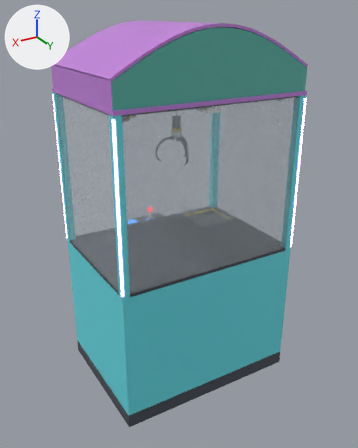
The Blender file Modelos/MaquinaGarra.blend, before and after one commit.
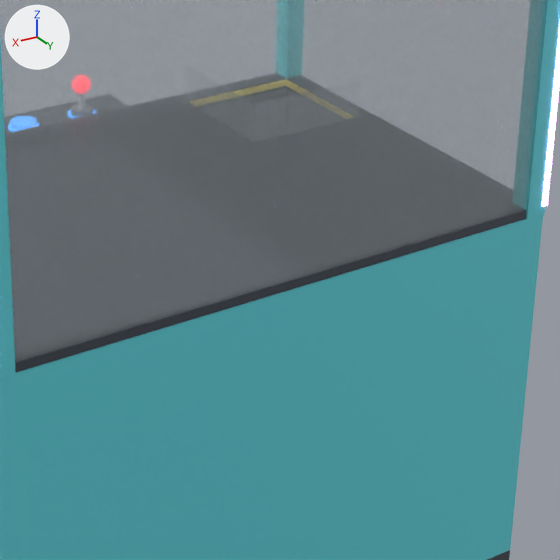
There are two pictures of each version: one whole from a 50 mm lens placed at (1.648, 2.777, 2.527), pointed at (-0.02, -0.004, 1.136), one close up on the part from 35% to 83% of the width and 41% to 79% of the height. Every picture has the same lights, and +X, +Y and +Z are marked at upper left. The older version's two pictures come first.

Objects in the first close-up: 'Cristal_Atras', 'LED_3', 'Mueble_Base', 'Mueble_Fondo', 'Poste_3', 'Poste_4', 'Suelo_Juego_A', 'Suelo_Juego_B' and 1 more.
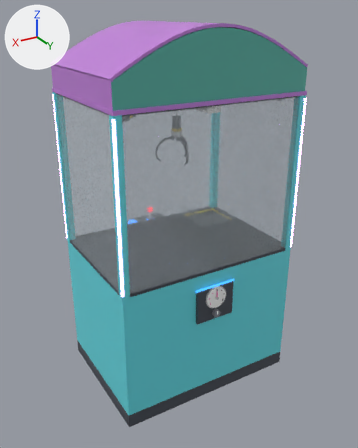
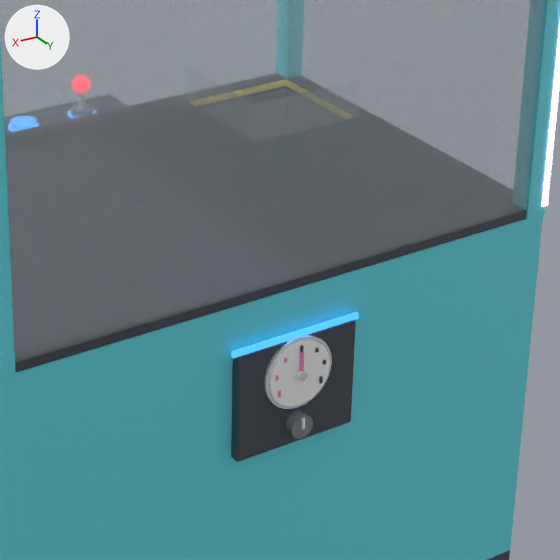
Diff of the bpy script that builds the scene:
```diff
--- a/Modelos/MaquinaGarra.blend.py
+++ b/Modelos/MaquinaGarra.blend.py
@@ mat_rosa @@
+mat_rosa = principled_material('Rosa')
+mat_rosa.base_color = (0.92, 0.28, 0.55)  # pink #f690c4
+mat_rosa.roughness = 0.45
@@ me_cylinder_024 @@
+me_cylinder_024.from_pydata(...)  # a 20-sided cylinder along y spanning x -0.026..0.026, y -0.014..0.014, z -0.026..0.026
+me_cylinder_024.materials.append(mat_metalosc)  # grey #81848b
@@ me_cylinder_023 @@
+me_cylinder_023.from_pydata(...)  # a 16-sided cylinder along y spanning x -0.01..0.01, y -0.006..0.006, z -0.01..0.01
+me_cylinder_023.materials.append(mat_cromo)  # white #f3f5f8
@@ me_cube_039_1 @@
+me_cube_039_1.from_pydata(...)  # a box spanning x -0.003..0.003, y -0.003..0.003, z 0.0..0.052
+me_cube_039_1.materials.append(mat_rosa)  # pink #f690c4
@@ me_cylinder_022 @@
+me_cylinder_022.from_pydata(...)  # a 28-sided cylinder along y spanning x -0.08..0.08, y -0.004..0.004, z -0.08..0.08
+me_cylinder_022.materials.append(mat_cromo)  # white #f3f5f8
@@ me_cylinder_021_1 @@
+me_cylinder_021_1.from_pydata(...)  # a 28-sided cylinder along y spanning x -0.072..0.072, y -0.005..0.005, z -0.072..0.072
+me_cylinder_021_1.materials.append(mat_blanco)  # white #f9fafa
@@ me_cube_031_1 @@
+me_cube_031_1.from_pydata(...)  # a box spanning x -0.15..0.15, y -0.004..0.004, z -0.006..0.006
+me_cube_031_1.materials.append(mat_ledazul)  # blue #45a0ff, glowing blue #45a0ff
@@ me_cube_030_1 @@
+me_cube_030_1.from_pydata(...)  # a box spanning x -0.14..0.14, y -0.011..0.011, z -0.12..0.12
+me_cube_030_1.materials.append(mat_negro)  # greyish blue #454b55
@@ ob_fuerza_mando @@
+ob_fuerza_mando = bpy.data.objects.new('Fuerza_Mando', me_cylinder_024)
+ob_fuerza_mando.location = (0.0, 0.507, 0.688)
@@ ob_fuerza_tuerca @@
+ob_fuerza_tuerca = bpy.data.objects.new('Fuerza_Tuerca', me_cylinder_023)
+ob_fuerza_tuerca.location = (0.0, 0.513, 0.805)
@@ ob_fuerza_aguja @@
+ob_fuerza_aguja = bpy.data.objects.new('Fuerza_Aguja', me_cube_039_1)
+ob_fuerza_aguja.location = (0.0, 0.511, 0.805)
@@ ob_fuerza_aro @@
+ob_fuerza_aro = bpy.data.objects.new('Fuerza_Aro', me_cylinder_022)
+ob_fuerza_aro.location = (0.0, 0.499, 0.805)
@@ ob_fuerza_esfera @@
+ob_fuerza_esfera = bpy.data.objects.new('Fuerza_Esfera', me_cylinder_021_1)
+ob_fuerza_esfera.location = (0.0, 0.502, 0.805)
@@ ob_panel_fuerza_filo @@
+ob_panel_fuerza_filo = bpy.data.objects.new('Panel_Fuerza_Filo', me_cube_031_1)
+ob_panel_fuerza_filo.location = (0.0, 0.489, 0.886)
@@ ob_panel_fuerza @@
+ob_panel_fuerza = bpy.data.objects.new('Panel_Fuerza', me_cube_030_1)
+ob_panel_fuerza.location = (0.0, 0.486, 0.76)
```

What differs and where, as boxes [x1, y1, x2, y2] in the close-ups (560 x 560 px):
'Panel_Fuerza', added: after [231, 320, 356, 462]
'Fuerza_Esfera', added: after [269, 340, 330, 406]
'Panel_Fuerza_Filo', added (blue): after [231, 312, 359, 358]
'Fuerza_Aro', added: after [264, 335, 332, 409]
'Fuerza_Mando', added: after [285, 410, 313, 439]
'Fuerza_Tuerca', added: after [296, 370, 308, 381]
'Fuerza_Aguja', added: after [300, 352, 304, 372]
